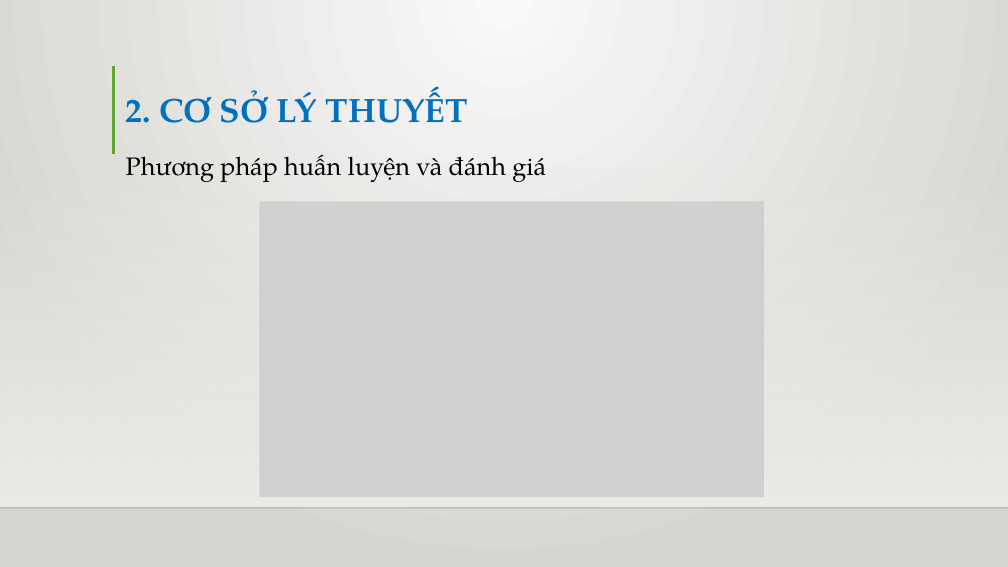
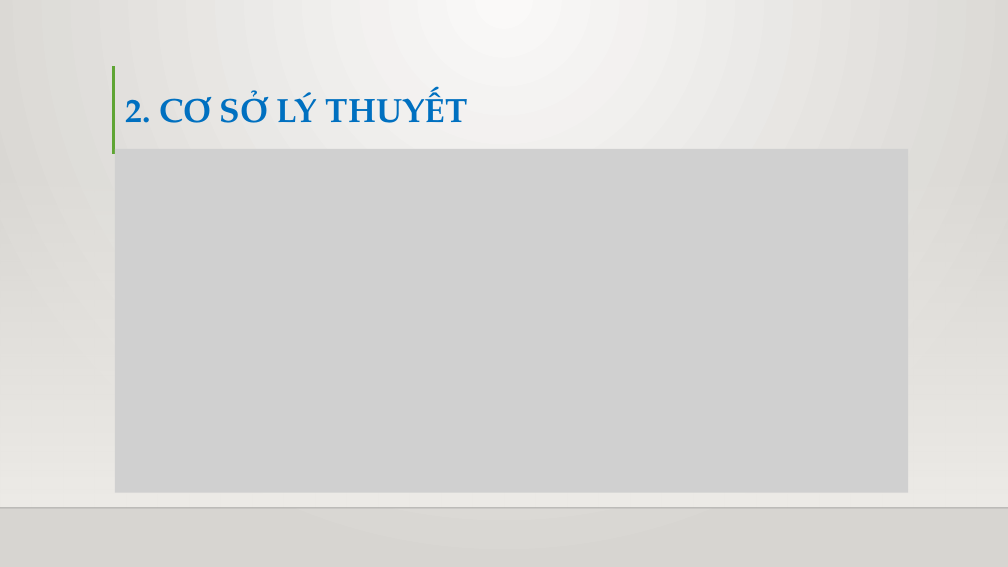
Before and after one commit to truyenda20ttb/cn-da20ttb-lethanhtruyen-lstm-python, a slide deck: slide 25 of thesis/abs/BÁO CÁO ĐỒ ÁN CHUYÊN NGÀNH.pptx. Drawn at 1008x567 pixels with LibreOffice and Linux fonts; fonts in the diff are those of the drawing; grey boxes stand for pictures; background and template pictures are left out. Boxes give left, top, right and bottom in pixels: in the first picture for what was removed or moved away, otherwise in the second. Text is boxed around its words. In the diff, an @@ line names an element or a change of style, - is before the commit and + after.

```diff
--- a/thesis/abs/BÁO CÁO ĐỒ ÁN CHUYÊN NGÀNH.pptx
+++ b/thesis/abs/BÁO CÁO ĐỒ ÁN CHUYÊN NGÀNH.pptx
@@ picture: place and size @@
-picture at <box>259,201,764,497</box>
+picture at <box>115,149,908,493</box>
@@ text removed at <box>126,154,546,182</box> @@
-Phương pháp huấn luyện và đánh giá
```
Also in this commit, not shown: 16 other slides changed, 2 slides added, 2 slides removed.
